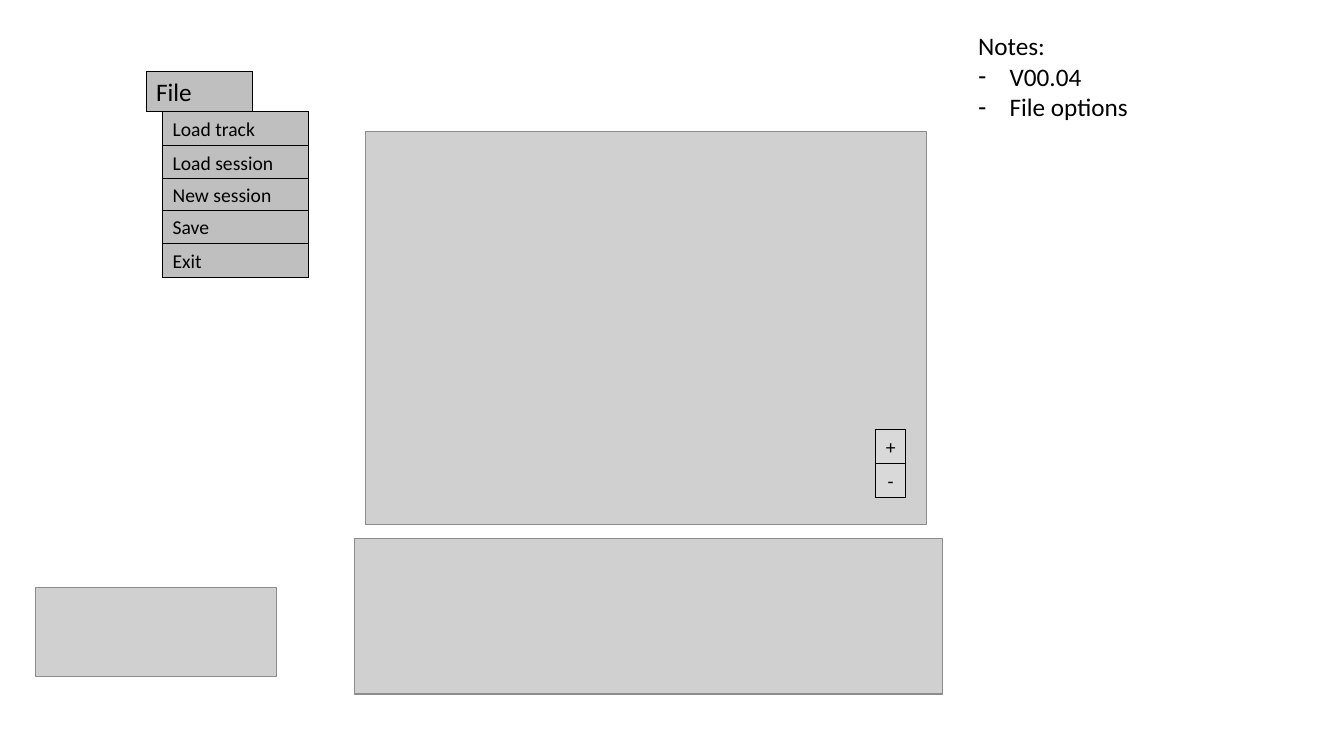
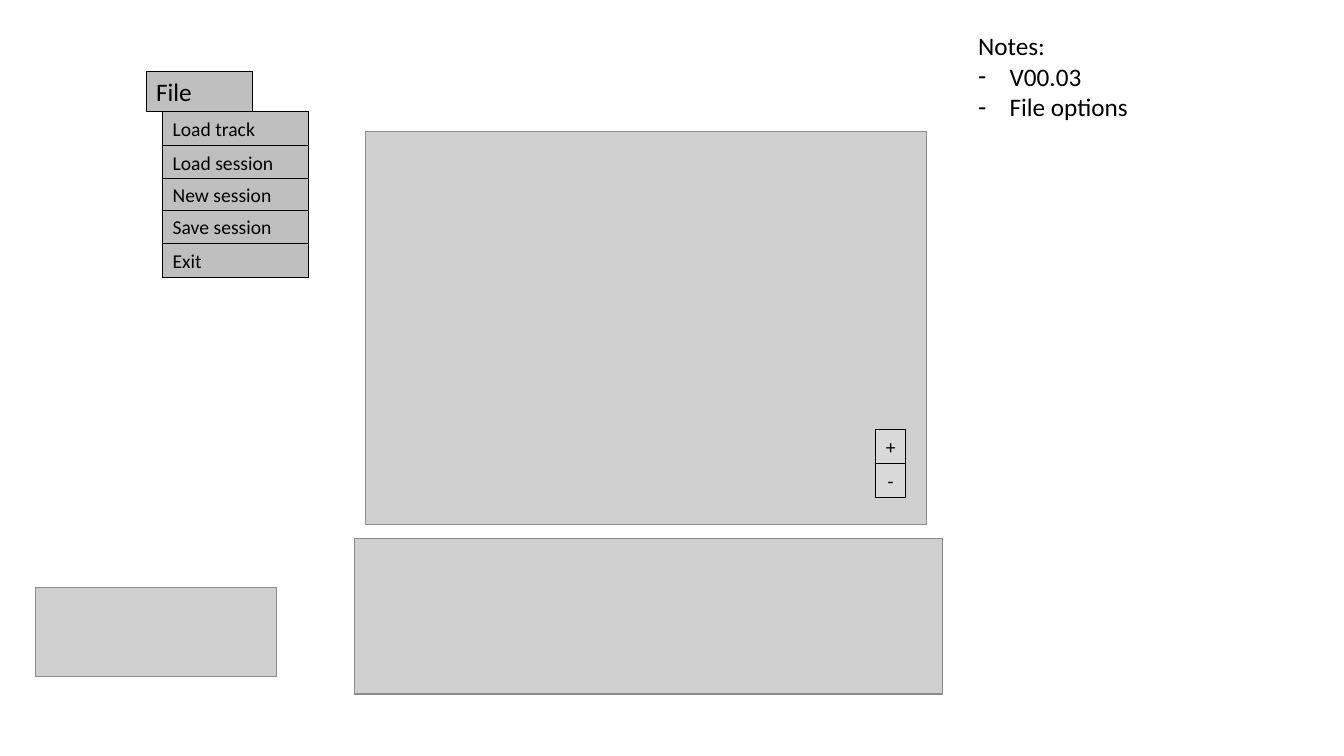
Before and after one commit to TrackEditor/TrackEditor, a slide deck: slide 4 of gui_design.pptx (slide 5 before the commit). Drawn at 1344x756 pixels with LibreOffice and Linux fonts; fonts in the diff are those of the drawing; grey boxes stand for pictures. Boxes give left, top, right and bottom in pixels: in the first picture for what was removed or moved away, otherwise in the second. Text is boxed around its words. In the diff, an @@ line names an element or a change of style, - is before the commit and + after.

Commit message:
New menu functions: save/load session

```diff
--- a/gui_design.pptx
+++ b/gui_design.pptx
@@ text at [1010,69,1082,86]: text changed @@
-– V00.04
+– V00.03
@@ text in rectangle at [173,220,272,234]: text changed @@
-Save
+Save session
```
Also in this commit, not shown: 1 other slide changed, 7 slides added, 2 other files.
